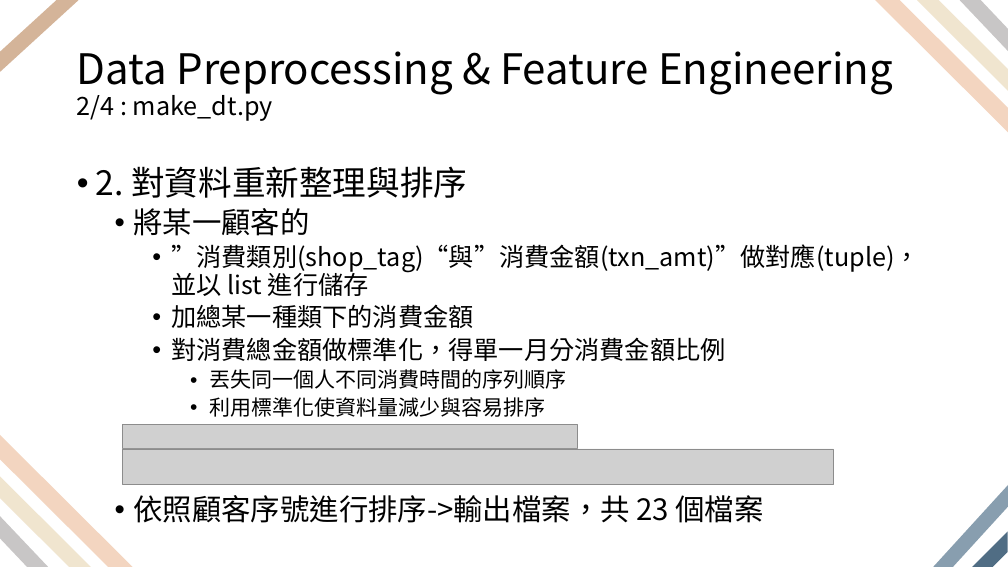
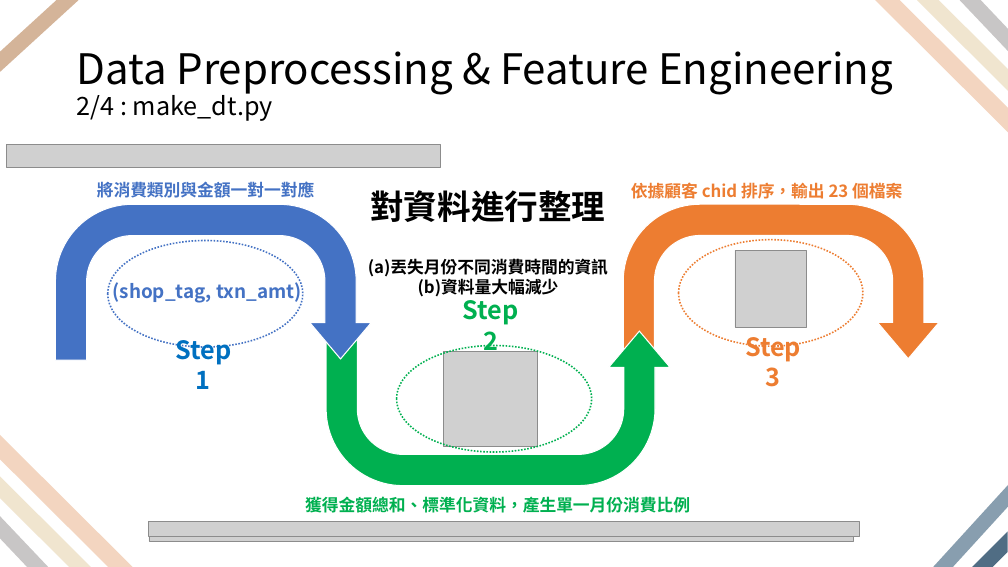
Before and after one commit to yuanchiachang/ml-final-project, a slide deck: slide 6 of slide.pptx. Drawn at 1008x567 pixels with LibreOffice and Linux fonts; fonts in the diff are those of the drawing; grey boxes stand for pictures; background and template pictures are left out. Boxes give left, top, right and bottom in pixels: in the first picture for what was removed or moved away, otherwise in the second. Text is boxed around its words. In the diff, an @@ line names an element or a change of style, - is before the commit and + after.

```diff
--- a/slide.pptx
+++ b/slide.pptx
@@ picture resized from (x1=123, y1=425, x2=578, y2=448) to (x1=6, y1=144, x2=440, y2=167) @@
@@ text removed at (x1=96, y1=166, x2=920, y2=523) @@
-• 2. 對資料重新整理與排序
-  • 將某一顧客的
-    • ”消費類別(shop_tag)“與”消費金額(txn_amt)”做對應(tuple)，並以 list 進行儲存
-    • 加總某一種類下的消費金額
-    • 對消費總金額做標準化，得單一月分消費金額比例
-      • 丟失同一個人不同消費時間的序列順序
-      • 利用標準化使資料量減少與容易排序
-  • 依照顧客序號進行排序->輸出檔案，共 23 個檔案
@@ uturn arrow added at (x1=55, y1=204, x2=371, y2=360), fill #4472C4, outline #FFFFFF 1 pt @@
@@ text added at (x1=97, y1=181, x2=315, y2=198), 16 pt, text #4472C4, bold @@
+將消費類別與金額一對一對應
@@ text added at (x1=368, y1=190, x2=608, y2=297), 16 pt, text #000000, bold @@
+對資料進行整理
+(a)丟失月份不同消費時間的資訊(b)資料量大幅減少
@@ uturn arrow added at (x1=623, y1=204, x2=939, y2=360), fill #ED7D31, outline #FFFFFF 1 pt @@
@@ text added at (x1=631, y1=180, x2=902, y2=202), 16 pt, text #ED7D31, bold @@
+依據顧客 chid 排序，輸出 23 個檔案
@@ freeform shape added at (x1=107, y1=240, x2=302, y2=347), outline #4472C4 1.5 pt dashed @@
@@ freeform shape added at (x1=679, y1=240, x2=864, y2=346), outline #ED7D31 1.5 pt dashed @@
@@ picture added at (x1=735, y1=250, x2=806, y2=327) @@
@@ text added at (x1=113, y1=279, x2=302, y2=303), 18 pt, text #4472C4, bold @@
+(shop_tag, txn_amt)
@@ text added at (x1=462, y1=294, x2=518, y2=352), 24 pt, text #00B050, bold @@
+Step 2
@@ text added at (x1=175, y1=340, x2=231, y2=389), 24 pt, text #0070C0, bold @@
+Step 1
@@ uturn arrow added at (x1=326, y1=330, x2=670, y2=485), fill #00B050, outline #FFFFFF 1 pt @@
@@ freeform shape added at (x1=397, y1=346, x2=592, y2=452), outline #00B050 1.5 pt dashed @@
@@ picture added at (x1=444, y1=352, x2=538, y2=446) @@
@@ text added at (x1=745, y1=337, x2=801, y2=387), 24 pt, text #ED7D31, bold @@
+Step 3
@@ text added at (x1=305, y1=496, x2=690, y2=513), 16 pt, text #00B050, bold @@
+獲得金額總和、標準化資料，產生單一月份消費比例
@@ picture resized from (x1=123, y1=449, x2=834, y2=485) to (x1=148, y1=522, x2=860, y2=537) @@
@@ picture added at (x1=149, y1=536, x2=854, y2=541) @@
```
Also in this commit, not shown: 4 other slides changed, 15 other files.
